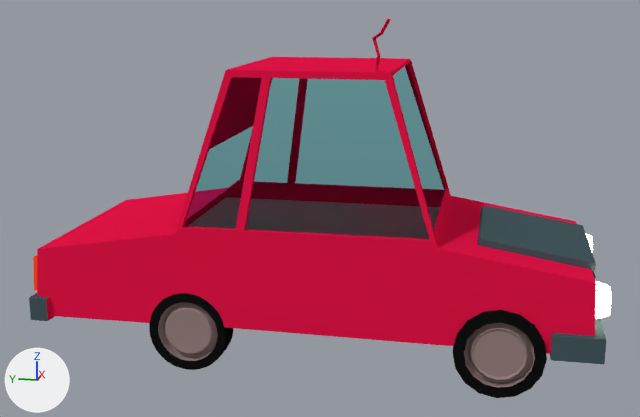
The Blender file Quem_sou_eu/Projeto Geral/Props/Caminhos_Ruas_Praça/Car.blend: old version first, new version second.
Rendered twice from a 50 mm camera at (-9.79, -1.9, 3.48) aimed at (-0.09, 0.04, 1.05). Arrows for +X, +Y and +Z are at lower left; the lights stay in place.
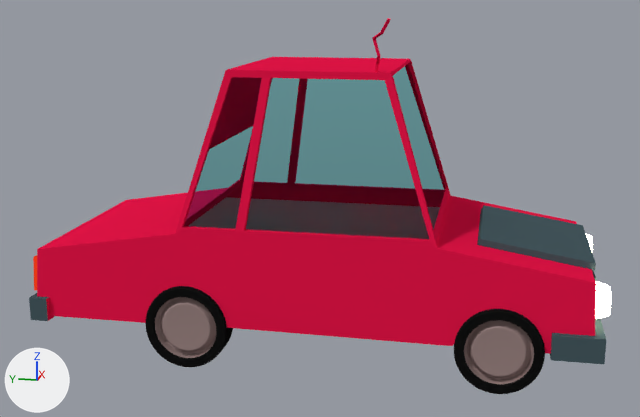
Where the newer file only moved an object's origin or applied its transform, the numbers keep the older frame.

Boxes (x1, y1, x2, y2) around the edits, measured in the pictures (640 x 417 px):
'Cube.001', moved, modifiers changed
    before: (453, 310, 547, 398)
    after: (454, 309, 545, 394)
'Cube.002', mesh rescaled
    before: (149, 293, 233, 370)
    after: (146, 286, 233, 367)

The change in detail:
me_cube_001 has 352 vertices, 324 faces and spans x -1.05..1.05, y -1.02..-0.64, z -1.82..-0.89.
me_cube_001 is used by ob_cube_002; location (0.0, 3.253, 1.218); scale (1.2, 2.4, 0.976).
me_cube_001 part 2: the whole mesh is scaled about its middle by 1.04, then moved by (0.0, 0.0, 0.06).
me_cube_000 has 352 vertices, 324 faces and spans x -1.05..1.05, y -1.02..-0.64, z -1.82..-0.89.
me_cube_000 is used by ob_cube_001; location (0.0, 0.0, 1.274); scale (1.23, 2.46, 1.0).
me_cube_000 part 1: the whole mesh is moved by (0.0, 0.83, 1.36).
Object 'Cube.001' (ob_cube_001) moves from (0.0, 0.0, 1.274) to (0.0, -2.027, -0.061).
Object 'Cube.001' (ob_cube_001) has a SUBSURF modifier named 'Subsurf'.
Modifier setting removed (it was subdivision_type = 'SIMPLE').
